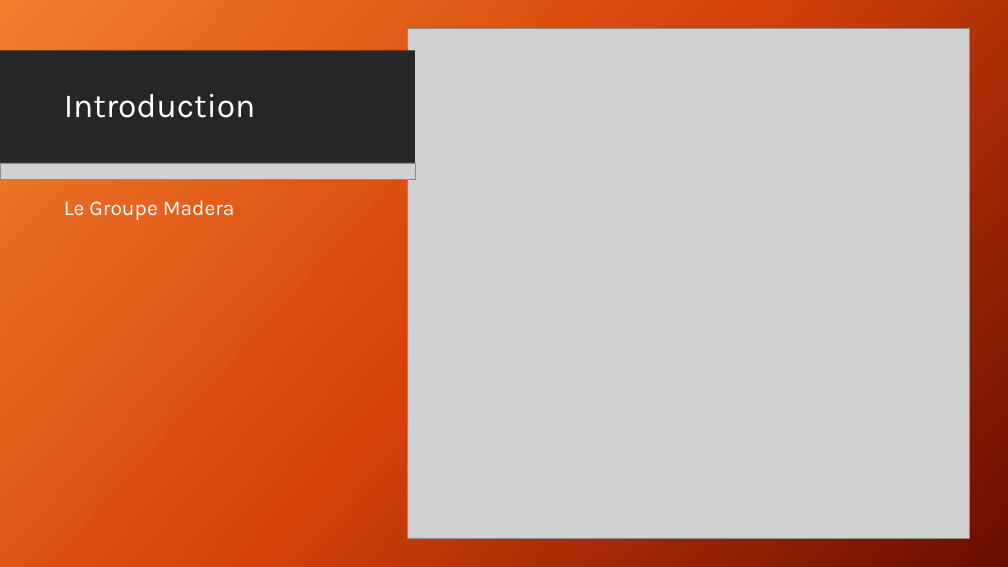
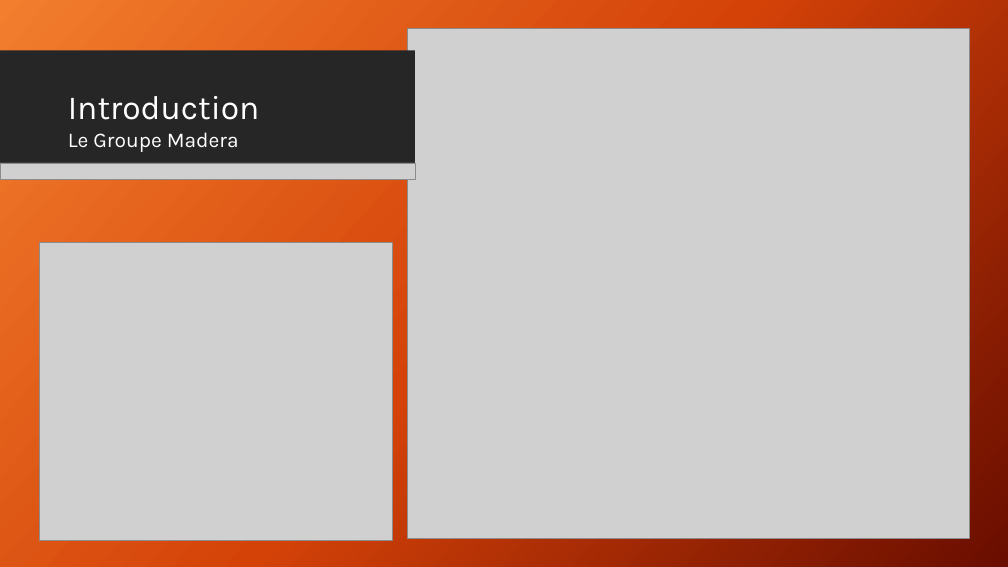
Before and after one commit to Chycrat/snir-co, a slide deck: slide 3 of LIVRABLE-1/Projet Madera.pptx. Drawn at 1008x567 pixels with LibreOffice and Linux fonts; fonts in the diff are those of the drawing; grey boxes stand for pictures; background and template pictures are left out. Boxes give left, top, right and bottom in pixels: in the first picture for what was removed or moved away, otherwise in the second. Text is boxed around its words. In the diff, an @@ line names an element or a change of style, - is before the commit and + after.

```diff
--- a/LIVRABLE-1/Projet Madera.pptx
+++ b/LIVRABLE-1/Projet Madera.pptx
@@ title "Introduction" moved from (x1=64, y1=94, x2=256, y2=118) to (x1=68, y1=96, x2=260, y2=120) @@
@@ text "Le Groupe Madera" moved from (x1=64, y1=200, x2=235, y2=220) to (x1=68, y1=132, x2=239, y2=152) @@
@@ picture added at (x1=39, y1=243, x2=392, y2=541) @@
```
Also in this commit, not shown: 1 other slide changed.
